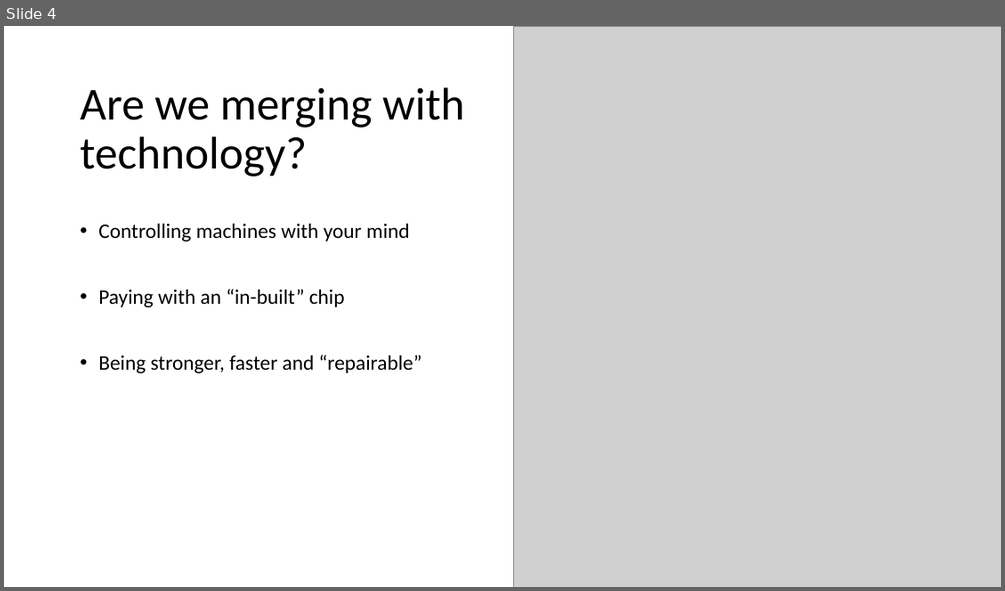
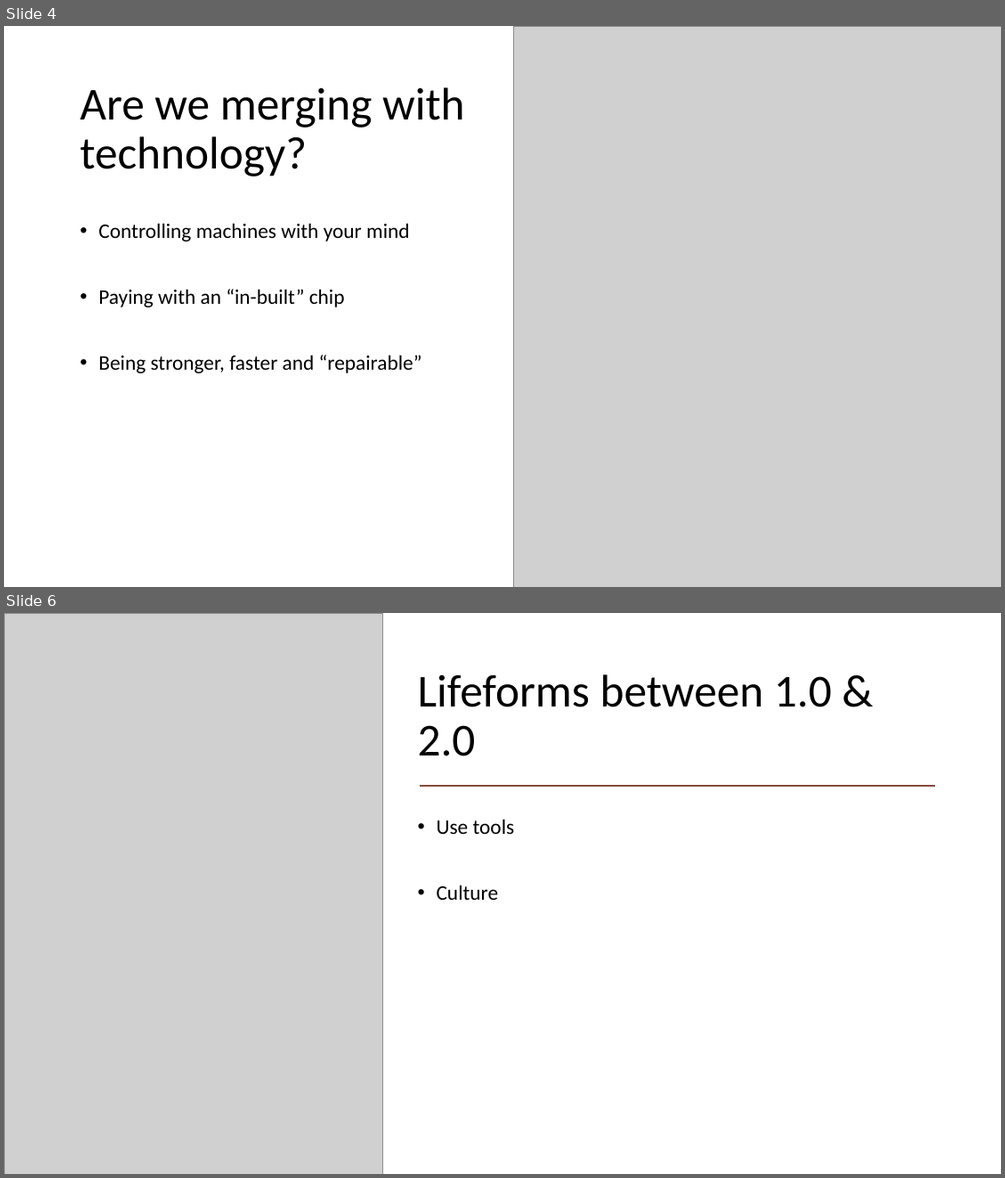
Before and after one commit to ArkonM/4CHIF, a slide deck: E - Ursula Rieder/Referat/Human_2.0.pptx. Shown one above the other, each under a label of ours: slide 4 before the commit, slides 4 and 6 after it; the slides between them are not shown. The pictures are 1005x591 and 1005x1178 pixels, drawn with LibreOffice and Linux fonts; fonts in the diff are those of the drawing; grey boxes stand for pictures. Boxes give left, top, right and bottom in pixels: in the first picture for what was removed or moved away, otherwise in the second. Text is boxed around its words. In the diff, an @@ line names an element or a change of style, - is before the commit and + after.

```diff
--- a/E - Ursula Rieder/Referat/Human_2.0.pptx
+++ b/E - Ursula Rieder/Referat/Human_2.0.pptx
@@ slide 6 added at bbox=[4, 613, 1001, 1174], background #FFFFFF @@
@@ picture added at bbox=[4, 613, 383, 1174] @@
@@ title added at bbox=[418, 674, 832, 756], 44 pt, text #000000 @@
+Lifeforms between 1.0 & 2.0
@@ line added from (420, 786) to (936, 786), #864B3C 1.5 pt @@
@@ text added at bbox=[437, 819, 515, 900], 20 pt, text #000000 @@
+• Use tools
+• Culture
```
Also in this commit, not shown: 2 slides changed, 5 other slides added, 12 other files.
